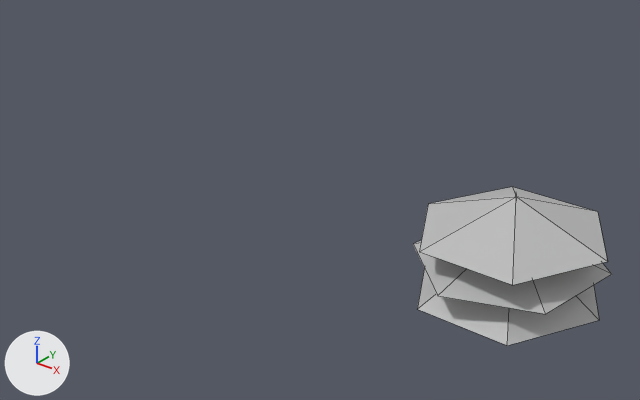
The FBX model Assets/Resources/Meshes/Props/mod_prop_bush01.fbx, before and after one commit.
Rendered twice from a 50 mm lens placed at (4.74, -3.67, 2.51), pointed at (1.71, 0.12, 0.16). The lights are fixed; the arrows at lower left show +X, +Y and +Z. Mesh edges are drawn as thin lines. Where no turn or scale is listed for an object, it has been applied to the vertices.

Script lines for the objects in view, before the commit:
```python
me_mesh = bpy.data.meshes.new('Mesh')
me_mesh.from_pydata(...)  # 30 vertices, 27 faces; spans x -0.496..0.496, y -0.532..0.532, z 0.0..0.772
me_mesh.materials.append(mat_lambert1)  # grey #bcbcbc
ob_mod_prop_bush01 = bpy.data.objects.new('mod_prop_bush01', me_mesh)
ob_mod_prop_bush01.location = (3.034, 0.001, -0.124)
```
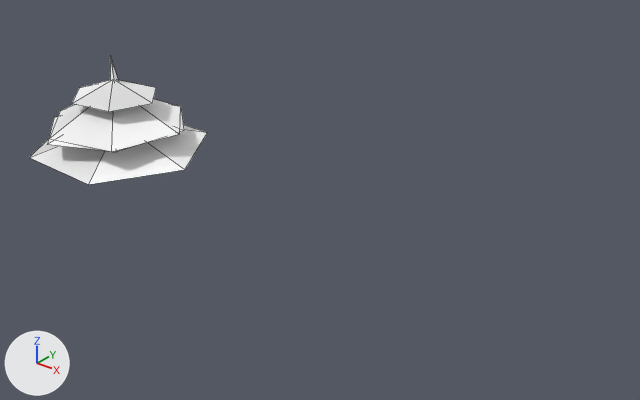
Edits to the bpy script that builds the scene:
```text
Add mat_lambert4:
    mat_lambert4 = principled_material('lambert4')
    mat_lambert4.base_color = (1.0, 1.0, 1.0)  # white #ffffff
Change me_mesh:
    used by ob_mod_prop_bush01; location = (3.034, 0.001, -0.124)
    verts and faces of me_mesh; kept vertices keep their numbers, new ones are numbered from 30
    remove me_mesh.from_pydata(...)  # 30 vertices, 27 faces; spans x -0.496..0.496, y -0.532..0.532, z 0.0..0.772
    remove me_mesh.materials.append(mat_lambert1)  # grey #bcbcbc
    add me_mesh.from_pydata(...)  # 37 vertices, 32 faces; spans x -0.673..0.673, y -0.568..0.568, z 0.0..0.772
    me_mesh part 1: the loose piece of 7 vertices spanning x -0.496..0.492, y -0.47..0.47, z 0.554..0.744 is turned -108.7 degrees about the z axis through its middle and scaled by 0.619, then moved by (-0.002, -0.006, -0.104), in mat_lambert4 (white #ffffff)
    me_mesh part 2: the loose piece of 9 vertices spanning x -0.08..0.056, y -0.036..0.115, z 0.0..0.772 is rebuilt with 9 vertices and now spans x -0.082..0.054, y -0.042..0.109, z 0.0..0.772, in mat_lambert4 (white #ffffff)
    me_mesh part 3: the loose piece of 7 vertices spanning x -0.492..0.496, y -0.464..0.476, z 0.227..0.55 is rebuilt with 7 vertices and now spans x -0.507..0.5, y -0.492..0.48, z 0.291..0.546, in mat_lambert4 (white #ffffff)
    me_mesh part 4: the loose piece of 7 vertices spanning x -0.47..0.466, y -0.532..0.532, z 0.395..0.585 is rebuilt with 7 vertices and now spans x -0.463..0.455, y -0.542..0.53, z 0.277..0.438, in mat_lambert4 (white #ffffff)
    me_mesh part 5
    add verts[30] = (-0.361, 0.568, 0.118)
    add verts[31] = (-0.673, 0.024, 0.118)
    add verts[32] = (-0.311, -0.544, 0.118)  # pixel (29, 157)
    add verts[33] = (0.361, -0.568, 0.118)  # pixel (88, 184)
    add verts[34] = (0.673, -0.024, 0.118)  # pixel (184, 169)
    add verts[35] = (0.311, 0.544, 0.118)  # pixel (207, 132)
    add verts[36] = (0.0, 0.0, 0.29)
    add faces += [(30, 31, 36), (31, 32, 36), (32, 33, 36), (33, 34, 36), (34, 35, 36), (30, 36, 35)]
    me_mesh part 6: the surface is now shaded smooth
    add me_mesh.materials.append(mat_lambert4)  # white #ffffff
Change ob_mod_prop_bush01:
    ob_mod_prop_bush01.location: (3.034, 0.001, -0.124) -> (0.0, 0.0, 0.0)
```

What differs and where, as boxes [x1, y1, x2, y2] in the pictures (640 x 400 px; the box of a moved part takes in the faces that stretch with it):
'mod_prop_bush01', reshaped, moved (10% narrower, 19% shorter): before [413, 187, 612, 346]; after [29, 56, 207, 184]
part 1 of me_mesh, moved or reshaped: before [419, 187, 608, 285]; after [72, 80, 156, 112]
part 2 of me_mesh, rebuilt (not visible before): after [110, 56, 118, 82]
part 3 of me_mesh, rebuilt: before [418, 269, 599, 346]; after [49, 99, 180, 152]
part 4 of me_mesh, rebuilt: before [413, 241, 612, 314]; after [48, 105, 184, 152]
part 5 of me_mesh, added: after [29, 124, 207, 184]
